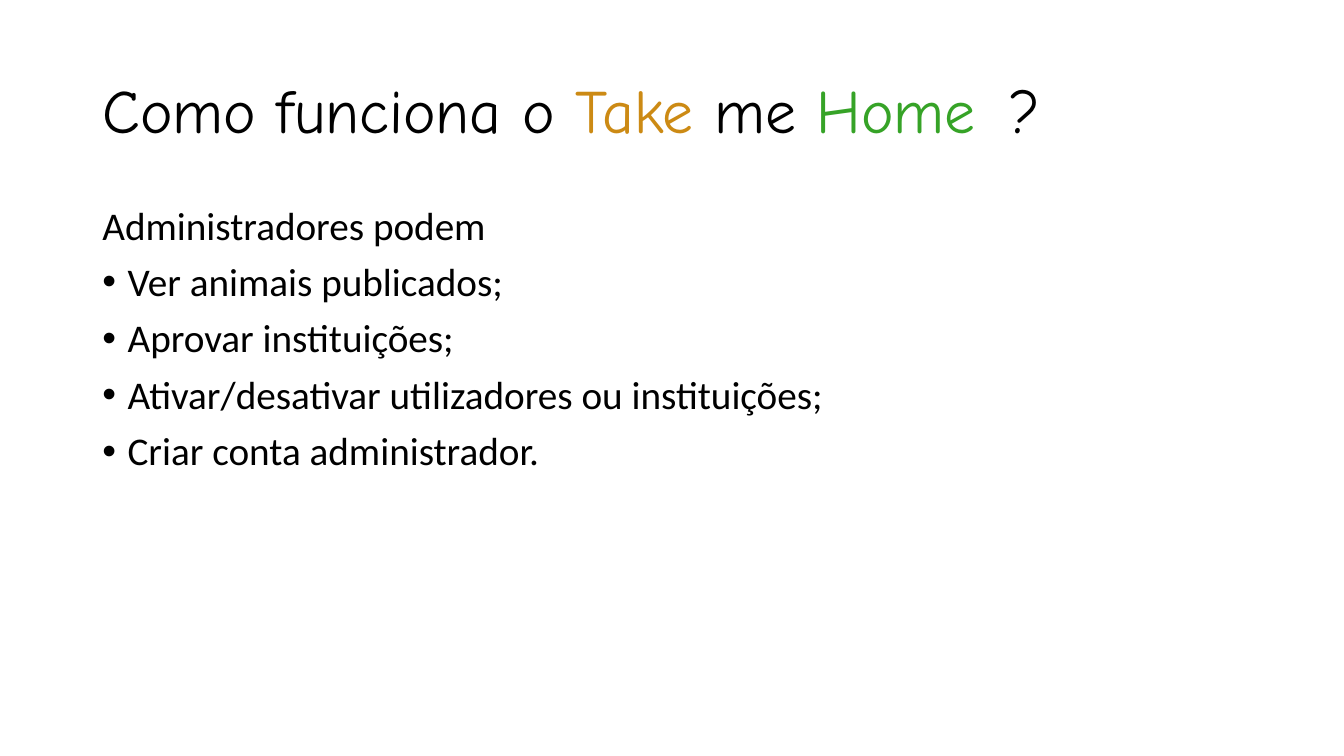
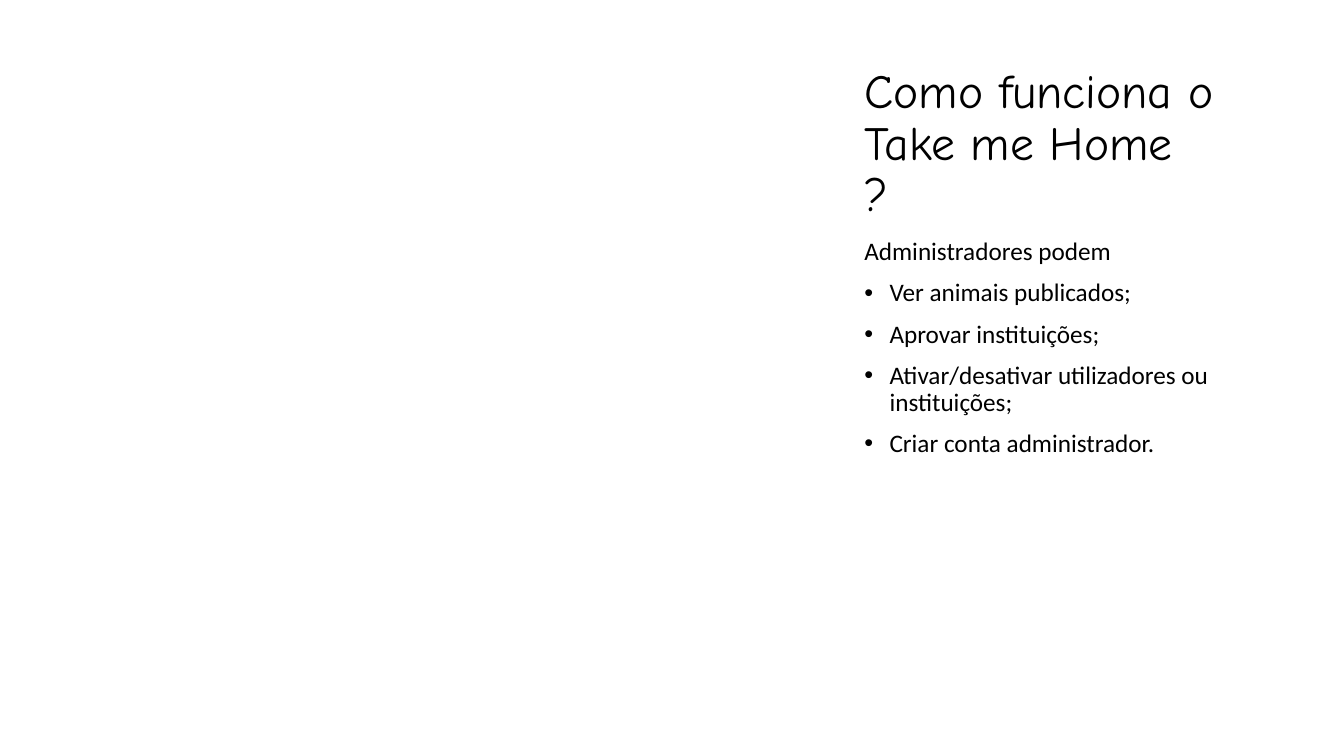
Before and after one commit to diogosousa034/pap, a slide deck: slide 6 of Take me Home.pptx. Drawn at 1344x756 pixels with LibreOffice and Linux fonts; fonts in the diff are those of the drawing; background and template pictures are left out. Boxes give left, top, right and bottom in pixels: in the first picture for what was removed or moved away, otherwise in the second. Text is boxed around its words. In the diff, an @@ line names an element or a change of style, - is before the commit and + after.

```diff
--- a/Take me Home.pptx
+++ b/Take me Home.pptx
@@ rectangle added at box(826, 35, 1304, 686), fill #FFFFFF at 90% opacity, outline #FFFFFF 10 pt @@
@@ title "Como funciona o Take me ...": place and size @@
-title "Como funciona o Take me ..." at box(102, 91, 976, 134)
+title "Como funciona o Take me ..." at box(864, 75, 1213, 161)
@@ title "Como funciona o Take me ..." at box(864, 75, 1213, 161): size 44 to 34 pt; text colour #CC8A14 to #000000 in "Take"; text colour #36A327 to #000000 in "Home" @@
@@ text "Administradores podem": place and size @@
-text "Administradores podem" at box(102, 212, 823, 466)
+text "Administradores podem" at box(864, 242, 1208, 453)
@@ text "Administradores podem" at box(864, 242, 1208, 453): size 28 to 18 pt @@
```
Also in this commit, not shown: 3 other slides changed.
